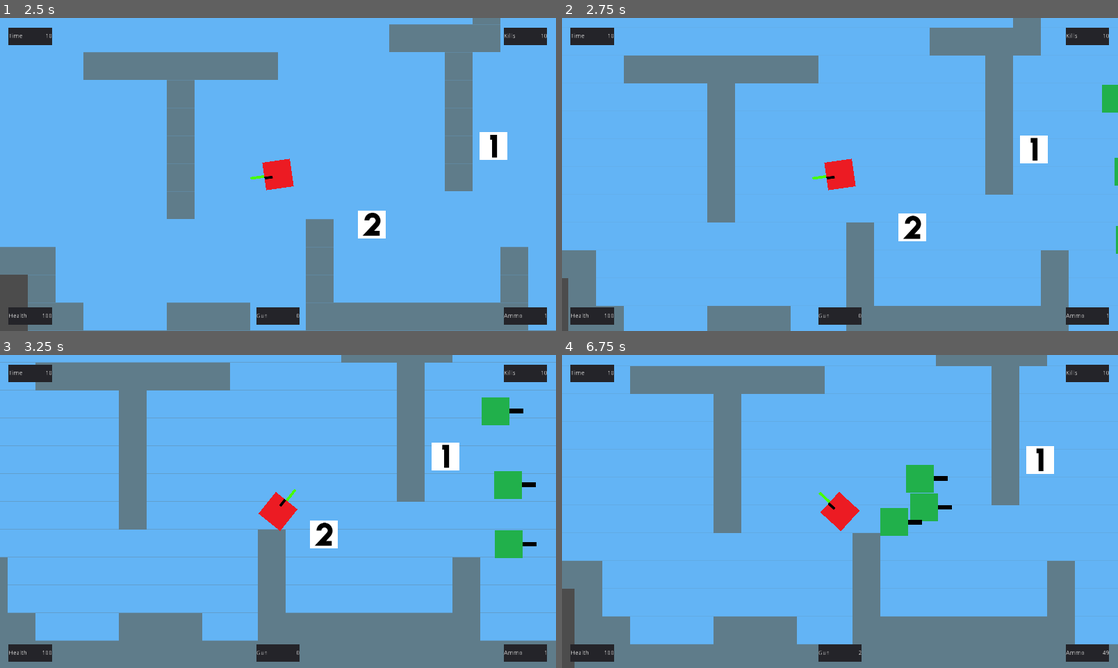
Above: before the commit, frames 1-4 (two rows, left to right).
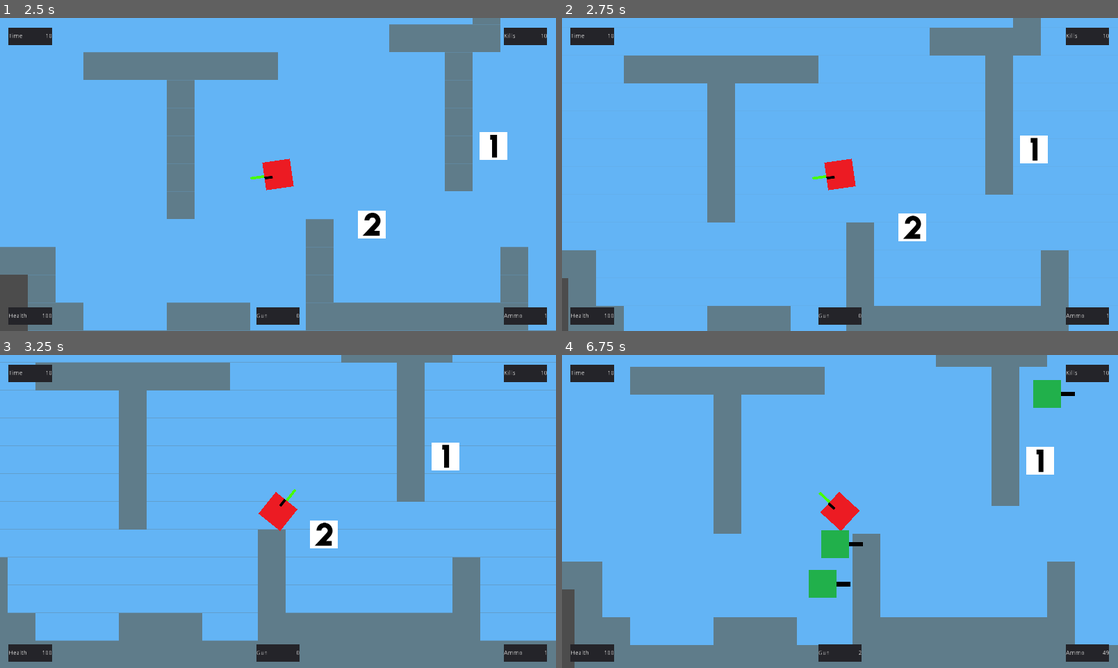
Above: after the commit, the same moments.

Repository: nicoangelico/godotgame
Game: Godot game, scene res://main_menu/mainmenu.tscn
The game is run twice, just before and just after one commit, with the same random seed, the same clock (stepped at 60 frames per second) and the same inputs.
Inputs (mouse positions are in pixels of both pictures, inside the frame that each line leads up to):
- Up to frame 1 (2.5 s): click "Singleplayer" at 0.5 s; tap Enter at 1.25 s; move the mouse to (400, 158) at 1.27 s; hold D (player_move_right) 1.28-2.03 s; click (400, 158) at 1.35 s; move the mouse to (166, 190) at 2.02 s; hold S (player_move_down) from 2.03 s (still down); tap 1 (switch_weapon_1) at 2.1 s
- Up to frame 2 (2.75 s): keep holding S (player_move_down)
- Up to frame 3 (3.25 s): move the mouse to (333, 442) at 2.77 s; release S (player_move_down) at 2.78 s; hold D (player_move_right) from 2.78 s (still down); tap 2 (switch_weapon_2) at 2.85 s
- Up to frame 4 (6.75 s): move the mouse to (812, 574) at 3.52 s; release D (player_move_right) at 3.53 s; hold W (player_move_up) 3.53-4.28 s; tap 3 (switch_weapon_3) at 3.6, 6.6 s; move the mouse to (1006, 558) at 4.27 s; hold A (player_move_left) 4.28-5.78 s; click (1006, 558) at 4.35 s; move the mouse to (673, 464) at 5.02 s; tap 1 (switch_weapon_1) at 5.1 s; move the mouse to (867, 511) at 5.77 s; hold S (player_move_down) 5.78-6.53 s; tap 2 (switch_weapon_2) at 5.85 s; move the mouse to (756, 433) at 6.52 s; hold D (player_move_right) from 6.53 s (still down)

Frame 1 is identical in both runs. In frame 2, 0.3% of the frame differs, in the area x 97-100%, y 21-76%; in frame 3, 1.4%; in frame 4, 3.3%, in the area x 0-100%, y 3-93%.

Commit message:
spaun enemy

Diff:
--- a/levels/Main.tscn
+++ b/levels/Main.tscn
@@ -2,9 +2,9 @@
 
 [ext_resource path="res://asasadssa.png" type="Texture" id=1]
 [ext_resource path="res://characters/player/player.tscn" type="PackedScene" id=2]
-[ext_resource path="res://characters/enemy/enemy.tscn" type="PackedScene" id=3]
 [ext_resource path="res://weapons/gun/gun_pickup/gun1pickup.tscn" type="PackedScene" id=4]
 [ext_resource path="res://weapons/gun/gun_pickup/gun2pickup.tscn" type="PackedScene" id=5]
+[ext_resource path="res://levels/SpaunEnemy.tscn" type="PackedScene" id=6]
 [ext_resource path="res://pause_menu/PauseMenu.tscn" type="PackedScene" id=7]
 
 [sub_resource type="NavigationPolygon" id=1]
@@ -68,17 +68,6 @@
 collision_mask = 15
 collision/safe_margin = 0.05
 
-[node name="Enemies" type="Node" parent="."]
-
-[node name="Enemy" parent="Enemies" instance=ExtResource( 3 )]
-position = Vector2( 805.116, 325.649 )
-
-[node name="Enemy2" parent="Enemies" instance=ExtResource( 3 )]
-position = Vector2( 776.005, 159.475 )
-
-[node name="Enemy3" parent="Enemies" instance=ExtResource( 3 )]
-position = Vector2( 807.765, 489.741 )
-
 [node name="Guns" type="Node" parent="."]
 
 [node name="Gun" parent="Guns" instance=ExtResource( 4 )]
@@ -92,3 +81,14 @@
 
 [node name="PauseMenu" parent="CanvasLayer" instance=ExtResource( 7 )]
 visible = false
+
+[node name="Spaun" type="Node" parent="."]
+
+[node name="SpaunEnemy" parent="Spaun" instance=ExtResource( 6 )]
+position = Vector2( -523.882, -132.486 )
+
+[node name="SpaunEnemy2" parent="Spaun" instance=ExtResource( 6 )]
+position = Vector2( 705.624, 4.12596 )
+
+[node name="SpaunEnemy3" parent="Spaun" instance=ExtResource( 6 )]
+position = Vector2( 52.9233, 599.905 )
--- /dev/null
+++ b/levels/Spaun.gd
@@ -0,0 +1,14 @@
+extends Node2D
+
+const enemy = preload("res://characters/enemy/enemy.tscn")
+#onready var parent = self.get_parent()
+
+# Called when the node enters the scene tree for the first time.
+func _ready():
+	pass # Replace with function body.
+
+
+func _on_TimeSpaun_timeout():
+	var enemy_instance = enemy.instance()
+	enemy_instance.position = get_global_position()
+	get_tree().get_root().add_child(enemy_instance)
--- /dev/null
+++ b/levels/SpaunEnemy.tscn
@@ -0,0 +1,11 @@
+[gd_scene load_steps=2 format=2]
+
+[ext_resource path="res://levels/Spaun.gd" type="Script" id=1]
+
+[node name="SpaunEnemy" type="Node2D"]
+script = ExtResource( 1 )
+
+[node name="TimeSpaun" type="Timer" parent="."]
+wait_time = 3.0
+autostart = true
+[connection signal="timeout" from="TimeSpaun" to="." method="_on_TimeSpaun_timeout"]
